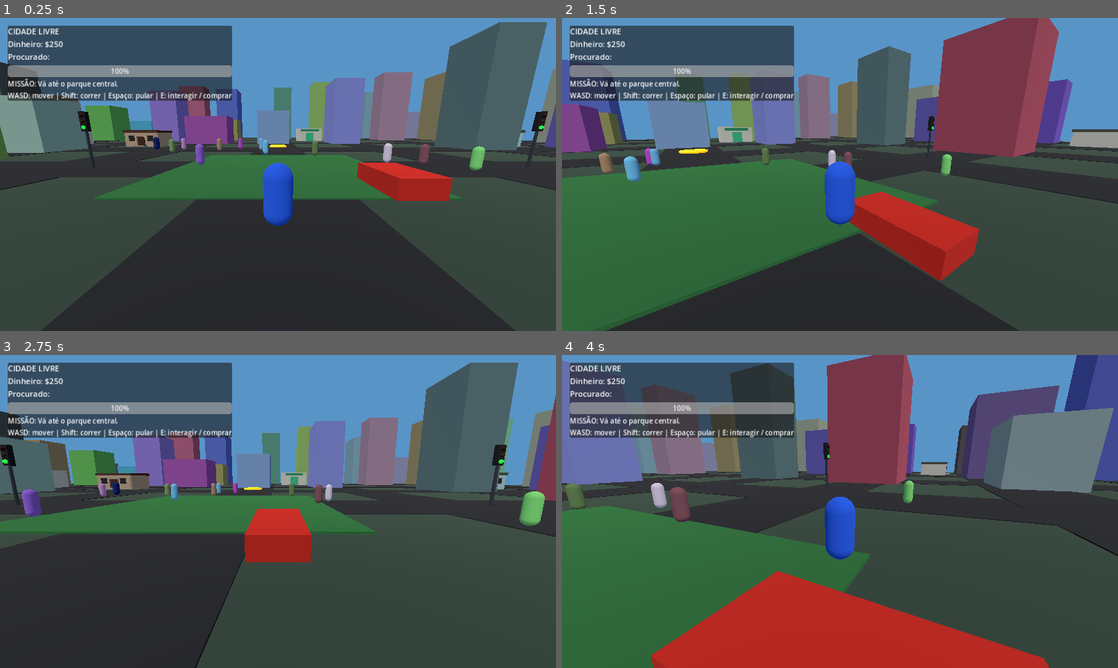
Above: before the commit, frames 1-4 (two rows, left to right).
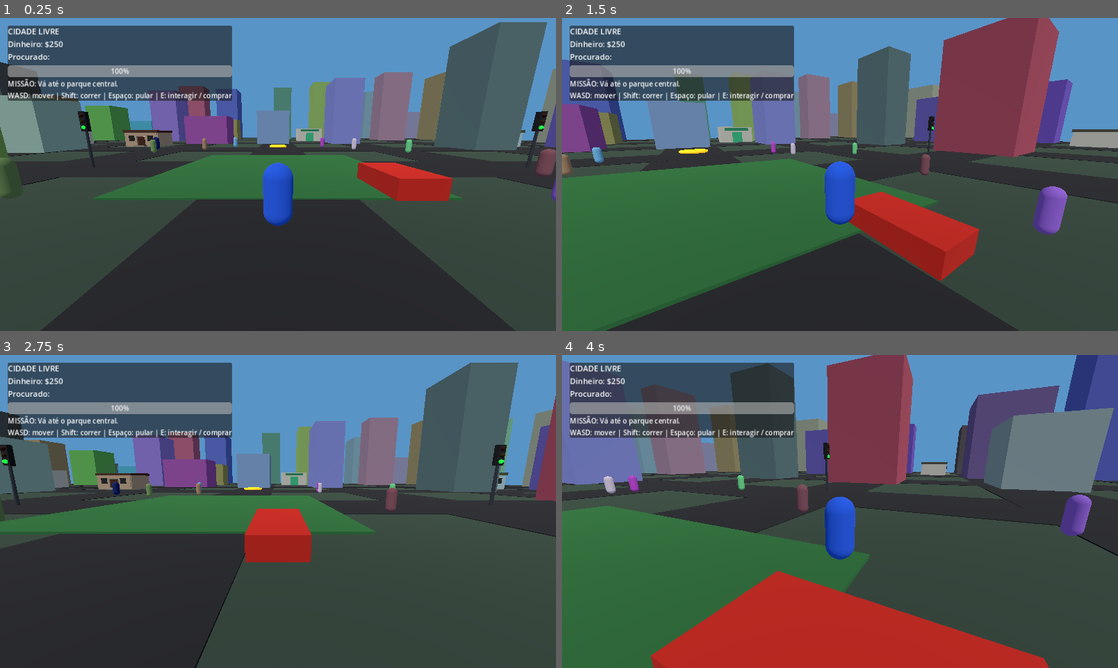
Above: after the commit, the same moments.

Repository: aykon042-cpu/CIDADE-LIVRE
Game: Godot game, scene res://scenes/Main.tscn
The game is run twice, just before and just after one commit, with the same random seed, the same clock (stepped at 60 frames per second) and the same inputs.
Inputs (mouse positions are in pixels of both pictures, inside the frame that each line leads up to):
- Up to frame 1 (0.25 s): no input
- Up to frame 2 (1.5 s): move the mouse to (867, 174) at 0.52 s; hold E (interact) 0.53-1.28 s; hold W (move_forward) from 0.53 s (still down); tap Space (jump) at 0.77 s; move the mouse to (812, 174) at 1.27 s; tap Ctrl (sprint) at 1.35 s
- Up to frame 3 (2.75 s): keep holding W (move_forward); tap Space (jump) at 1.52 s; move the mouse to (289, 505) at 2.02 s; hold E (interact) from 2.03 s (still down)
- Up to frame 4 (4 s): keep holding W (move_forward); move the mouse to (834, 517) at 2.77 s; release E (interact) at 2.78 s; tap Ctrl (sprint) at 2.85 s; tap Space (jump) at 3.02, 3.77 s; move the mouse to (878, 514) at 3.52 s; hold E (interact) from 3.53 s (still down)

The runs differ from the first frame. In frame 1, 1.3% of the frame differs, in the area x 0-100%, y 38-59%; in frame 2, 1.7%, in the area x 0-91%, y 39-70%; in frame 3, 1.2%; in frame 4, 1.7%.
Error in both runs: Invalid assignment of property or key 'waypoints' with value of type 'Array' on a base object of type 'VehicleBody3D (CityTrafficVehicle)'. (res://scripts/worl…

Commit message:
Assign civilians to three pedestrian walking circuits

Diff:
--- a/CIDADE_LIVRE_GODOT/scripts/world.gd
+++ b/CIDADE_LIVRE_GODOT/scripts/world.gd
@@ -156,10 +156,18 @@
 	add_child(player)
 
 func _spawn_population() -> void:
+	var pedestrian_routes: Array[Array] = [
+		[Vector3(-11.0, 0.0, -11.0), Vector3(11.0, 0.0, -11.0), Vector3(11.0, 0.0, 11.0), Vector3(-11.0, 0.0, 11.0)],
+		[Vector3(-16.0, 0.0, -7.0), Vector3(-16.0, 0.0, 7.0), Vector3(-7.0, 0.0, 16.0), Vector3(7.0, 0.0, 16.0)],
+		[Vector3(16.0, 0.0, 7.0), Vector3(16.0, 0.0, -7.0), Vector3(7.0, 0.0, -16.0), Vector3(-7.0, 0.0, -16.0)]
+	]
 	for i in range(12):
 		var npc := CharacterBody3D.new()
 		npc.set_script(CIVILIAN_SCRIPT)
-		npc.position = Vector3(randf_range(-14, 14), 1, randf_range(-14, 14))
+		var route: Array = pedestrian_routes[i % pedestrian_routes.size()]
+		npc.set("route_points", route)
+		npc.set("route_index", int(i / pedestrian_routes.size()) % route.size())
+		npc.position = route[int(i / pedestrian_routes.size()) % route.size()] + Vector3(0.0, 1.0, 0.0)
 		npc.name = "Civilian_%02d" % i
 		npc.player_target = player
 		add_child(npc)
